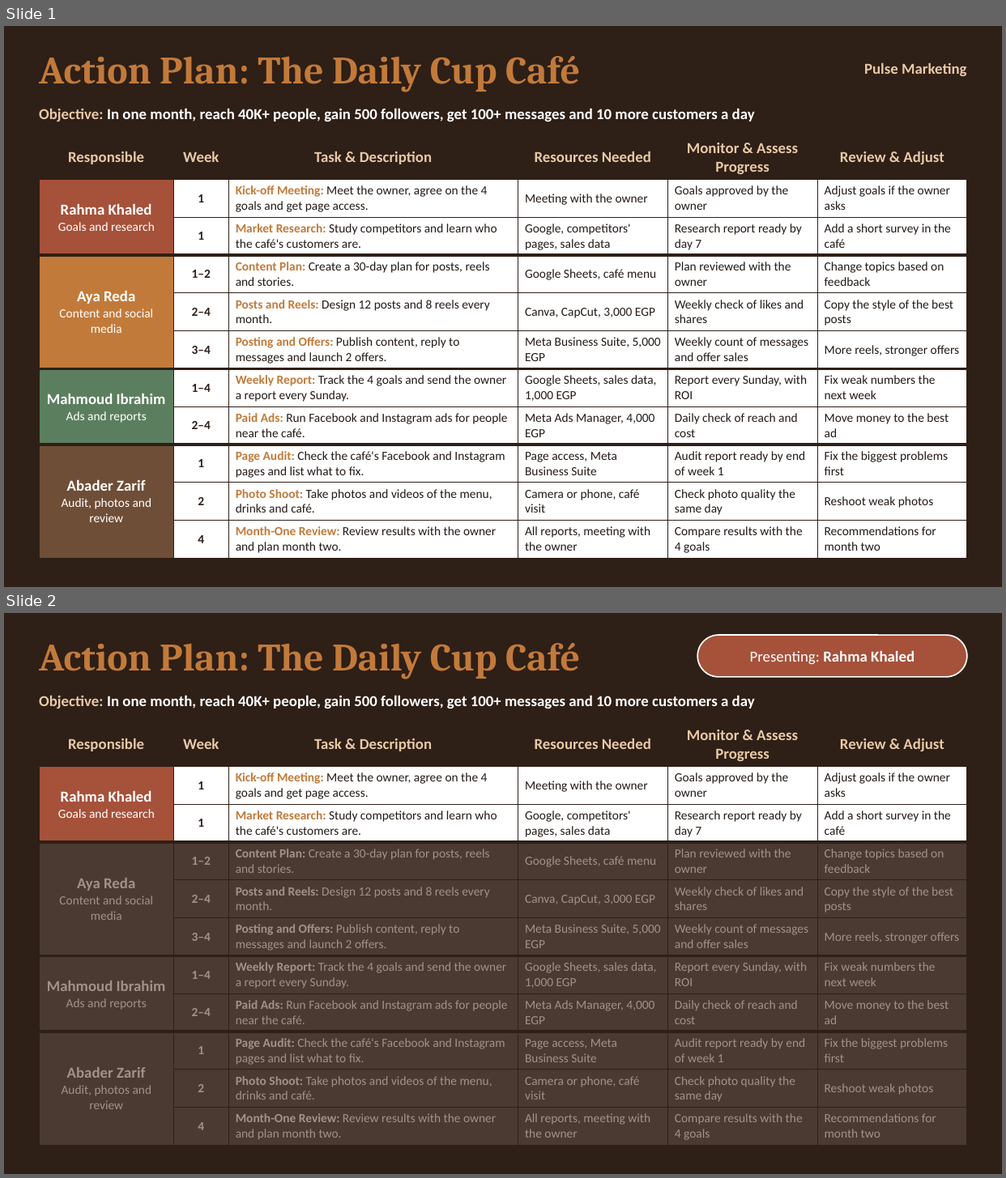
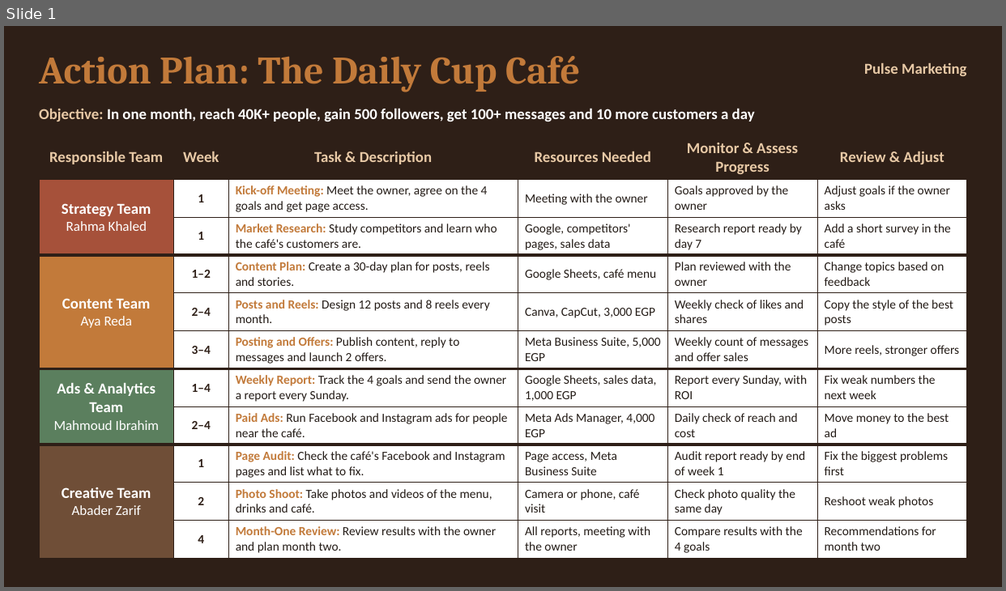
Before and after one commit to RahmaOshba/RahmaOshba, a slide deck: The_Daily_Cup_Action_Plan_Table.pptx. Shown one above the other, each under a label of ours: slides 1 and 2 before the commit, slide 1 after it. The pictures are 1006x1178 and 1006x591 pixels, drawn with LibreOffice and Linux fonts; fonts in the diff are those of the drawing. Boxes give left, top, right and bottom in pixels: in the first picture for what was removed or moved away, otherwise in the second. Text is boxed around its words. In the diff, an @@ line names an element or a change of style, - is before the commit and + after.

```diff
--- a/The_Daily_Cup_Action_Plan_Table.pptx
+++ b/The_Daily_Cup_Action_Plan_Table.pptx
@@ slide 2 removed at [4, 613, 1002, 1174], background #2E1F17 @@
@@ rounded rectangle removed at [697, 635, 967, 677] @@
@@ title removed at [39, 643, 580, 679] @@
-Action Plan: The Daily Cup Café
@@ text removed at [750, 651, 914, 664] @@
-Presenting: Rahma Khaled
@@ text removed at [39, 695, 755, 709] @@
-Objective: In one month, reach 40K+ people, gain 500 followers, get 100+ messages and 10 more customers a day
@@ table removed at [39, 723, 967, 1144], 11 rows, 6 columns @@
-Responsible | Week | Task & Description | Resources Needed | Monitor & Assess Progress | Review & Adjust
-Rahma Khaled / Goals and research | 1 | Kick-off Meeting: Meet the owner, agree on the 4 goals and get page access. | Meeting with the owner | Goals approved by the owner | Adjust goals if the owner asks
- | 1 | Market Research: Study competitors and learn who the café's customers are. | Google, competitors' pages, sales data | Research report ready by day 7 | Add a short survey in the café
-Aya Reda / Content and social media | 1–2 | Content Plan: Create a 30-day plan for posts, reels and stories. | Google Sheets, café menu | Plan reviewed with the owner | Change topics based on feedback
- | 2–4 | Posts and Reels: Design 12 posts and 8 reels every month. | Canva, CapCut, 3,000 EGP | Weekly check of likes and shares | Copy the style of the best posts
- | 3–4 | Posting and Offers: Publish content, reply to messages and launch 2 offers. | Meta Business Suite, 5,000 EGP | Weekly count of messages and offer sales | More reels, stronger offers
-Mahmoud Ibrahim / Ads and reports | 1–4 | Weekly Report: Track the 4 goals and send the owner a report every Sunday. | Google Sheets, sales data, 1,000 EGP | Report every Sunday, with ROI | Fix weak numbers the next week
- | 2–4 | Paid Ads: Run Facebook and Instagram ads for people near the café. | Meta Ads Manager, 4,000 EGP | Daily check of reach and cost | Move money to the best ad
-Abader Zarif / Audit, photos and review | 1 | Page Audit: Check the café's Facebook and Instagram pages and list what to fix. | Page access, Meta Business Suite | Audit report ready by end of week 1 | Fix the biggest problems first
- | 2 | Photo Shoot: Take photos and videos of the menu, drinks and café. | Camera or phone, café visit | Check photo quality the same day | Reshoot weak photos
- | 4 | Month-One Review: Review results with the owner and plan month two. | All reports, meeting with the owner | Compare results with the 4 goals | Recommendations for month two
@@ slide 1 changed as well @@
@@ table at [39, 136, 967, 557] @@
-row 1, column 1: Responsible
+row 1, column 1: Responsible Team
-row 2, column 1: Rahma Khaled / Goals and research
+row 2, column 1: Strategy Team / Rahma Khaled
-row 4, column 1: Aya Reda / Content and social media
+row 4, column 1: Content Team / Aya Reda
-row 7, column 1: Mahmoud Ibrahim / Ads and reports
+row 7, column 1: Ads & Analytics Team / Mahmoud Ibrahim
-row 9, column 1: Abader Zarif / Audit, photos and review
+row 9, column 1: Creative Team / Abader Zarif
```
Also in this commit, not shown: 3 other slides removed, 1 other file.
